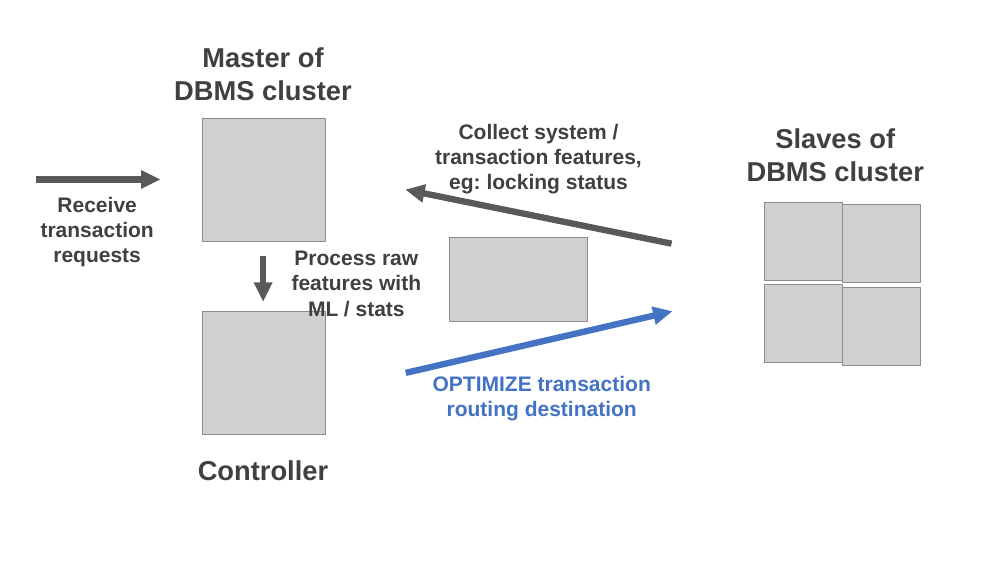
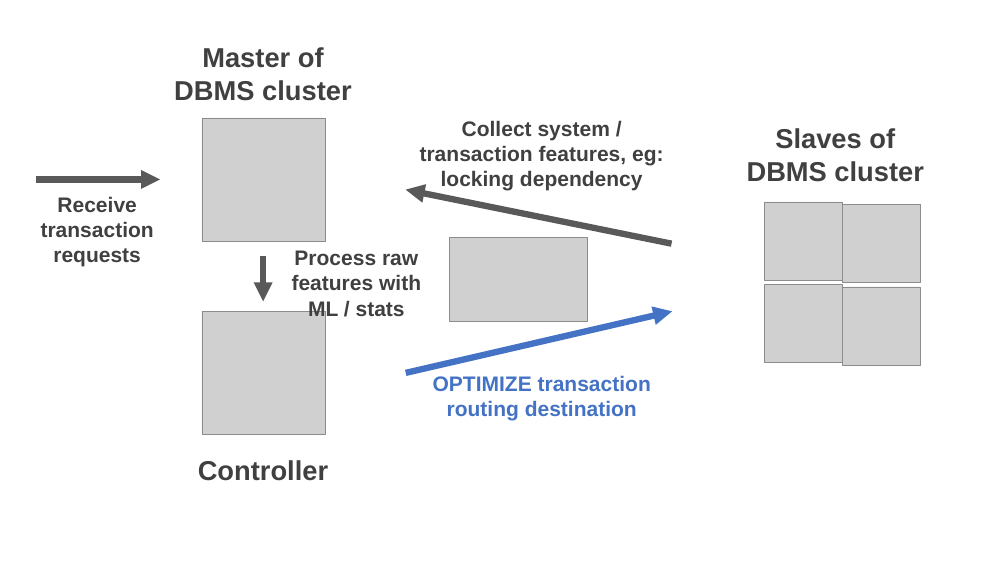
Before and after one commit to FrankCCCCC/DL_DB_Quick_Note, a slide deck: slide 1 of paper_presentation/jobs/graph.pptx. Drawn at 1008x567 pixels with LibreOffice and Linux fonts; fonts in the diff are those of the drawing; grey boxes stand for pictures. Boxes give left, top, right and bottom in pixels: in the first picture for what was removed or moved away, otherwise in the second. Text is boxed around its words. In the diff, an @@ line names an element or a change of style, - is before the commit and + after.

Commit message:
update slides

```diff
--- a/paper_presentation/jobs/graph.pptx
+++ b/paper_presentation/jobs/graph.pptx
@@ text at (x1=420, y1=120, x2=664, y2=191): text changed @@
-Collect system / transaction features, eg: locking status
+Collect system / transaction features, eg: locking dependency
```
Also in this commit, not shown: 6 other files.
